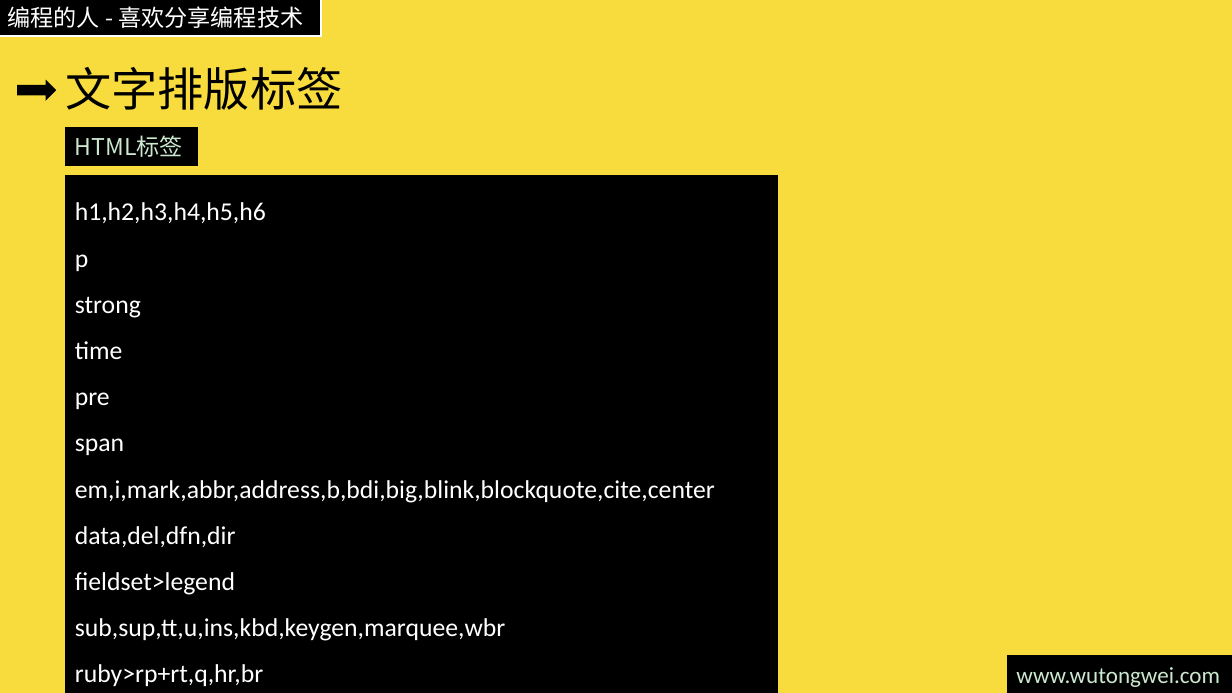
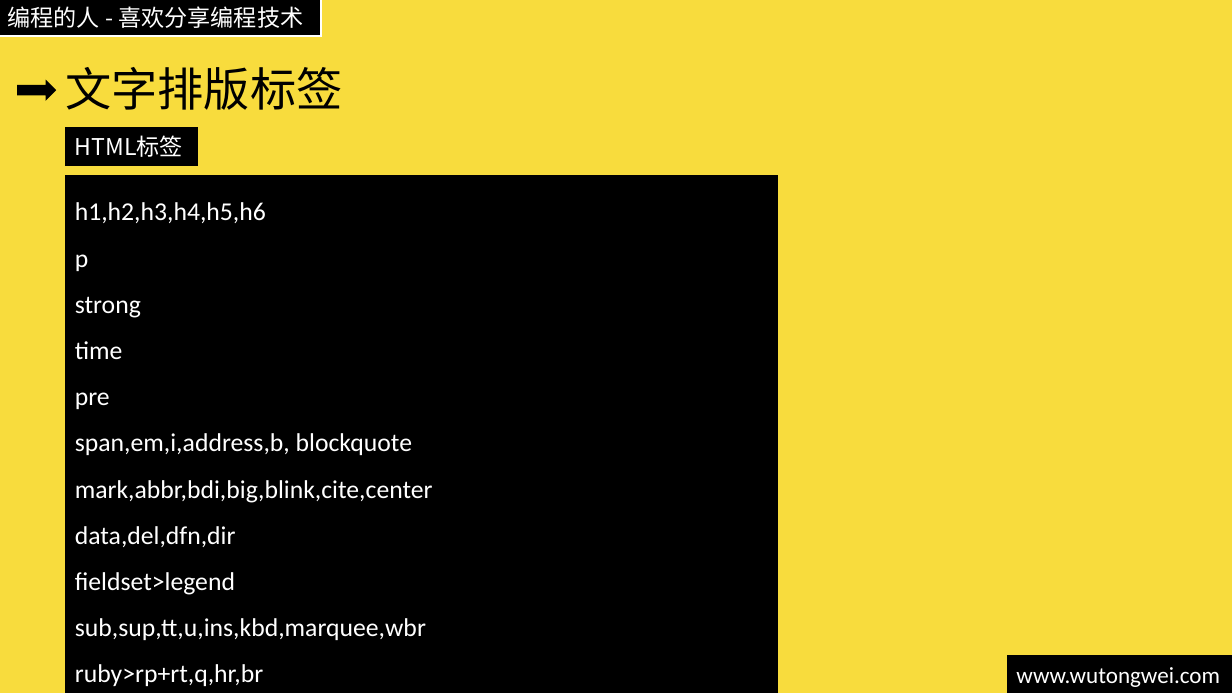
Before and after one commit to willculture/training, a slide deck: slide 9 of ppt/front-end/HTML5.pptx. Drawn at 1232x693 pixels with LibreOffice and Linux fonts; fonts in the diff are those of the drawing. Boxes give left, top, right and bottom in pixels: in the first picture for what was removed or moved away, otherwise in the second. Text is boxed around its words. In the diff, an @@ line names an element or a change of style, - is before the commit and + after.

```diff
--- a/ppt/front-end/HTML5.pptx
+++ b/ppt/front-end/HTML5.pptx
@@ rectangle "HTML标签" at (66, 128, 197, 165): text colour #CCE8CF to #FFFFFF @@
@@ text in rectangle at (75, 202, 266, 686): text colour #CCE8CF to #FFFFFF in "h1,h2,h3,h4,h5,h6", "p", "strong", "time" and 4 more places @@
@@ text in rectangle at (75, 433, 433, 503): text changed; text colour #CCE8CF to #FFFFFF @@
-span
-em,i,mark,abbr,address,b,bdi,big,blink,blockquote,cite,center
+span,em,i,address,b, blockquote
+mark,abbr,bdi,big,blink,cite,center
@@ text in rectangle at (75, 618, 426, 640): text changed; text colour #CCE8CF to #FFFFFF @@
-sub,sup,tt,u,ins,kbd,keygen,marquee,wbr
+sub,sup,tt,u,ins,kbd,marquee,wbr
@@ rectangle "www.wutongwei.com" at (1007, 656, 1232, 693): text colour #CCE8CF to #FFFFFF @@
```
Also in this commit, not shown: 15 other slides changed, 1 other file.
